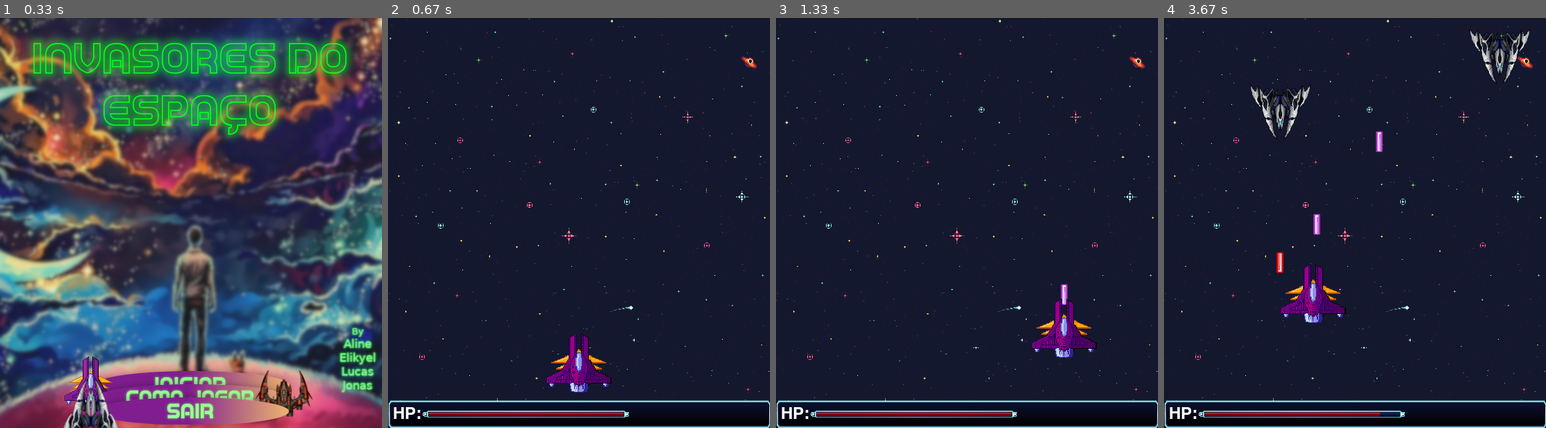
Above: before the commit, frames 1-4 (left to right).
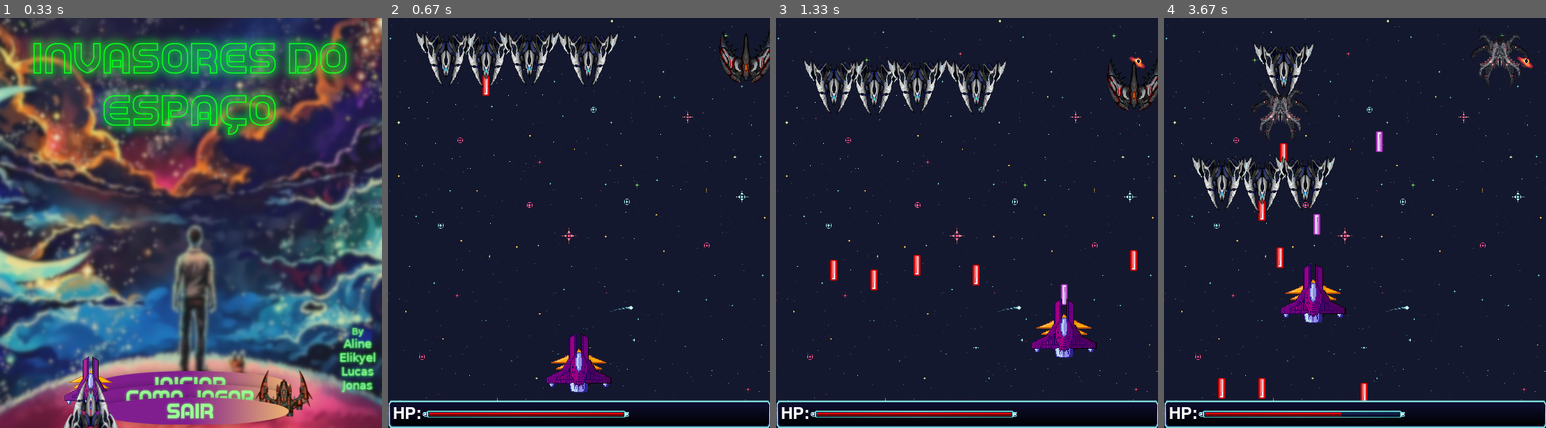
Above: after the commit, the same moments.

Repository: cjs-13/Projeto_pygame
Game: pygame game, started from main.py
The game is run twice, just before and just after one commit, with the same random seed, the same clock (stepped at 60 frames per second) and the same inputs.
Inputs (mouse positions are in pixels of both pictures, inside the frame that each line leads up to):
- Up to frame 1 (0.33 s): no input
- Up to frame 2 (0.67 s): click (575, 182) at 0.38 s
- Up to frame 3 (1.33 s): hold Right 0.67-1.13 s; move the mouse to (951, 239) at 0.7 s; hold Up from 1.17 s (still down); tap Space at 1.23 s
- Up to frame 4 (3.67 s): release Up at 1.47 s; hold Right 1.5-1.97 s; tap Space at 1.57, 1.87, 2.07, 2.37, 2.63, 2.97, 3.27, 3.4 s; hold Left 2-2.53 s; tap U at 2.15, 3.48 s; hold Down 2.57-2.87 s; hold Left 2.9-3.3 s; hold Up from 3.33 s (still down)

Frame 1 is identical in both runs. In frame 2, 3.6% of the frame differs, in the area x 7-100%, y 3-19%; in frame 3, 4.0%; in frame 4, 5.2%, in the area x 7-96%, y 2-98%.

Commit message:
Spawn de aleatório de inimigos.
Agora as naves inimigas aparecem de forma aleatória.

Diff:
--- a/main.py
+++ b/main.py
@@ -264,6 +264,11 @@
         RELOGIO.tick(FPS)
         TELA.blit(BG, (0, 0))
 
+        #Spawn aleatório de inimigos
+        if len(naves)<6:
+            inimigotempo = Inimigo(random.randint(0, 500), 0)
+            naves.append(inimigotempo)
+
         for event in pygame.event.get():
             if event.type == pygame.QUIT:
                 jogando = False
